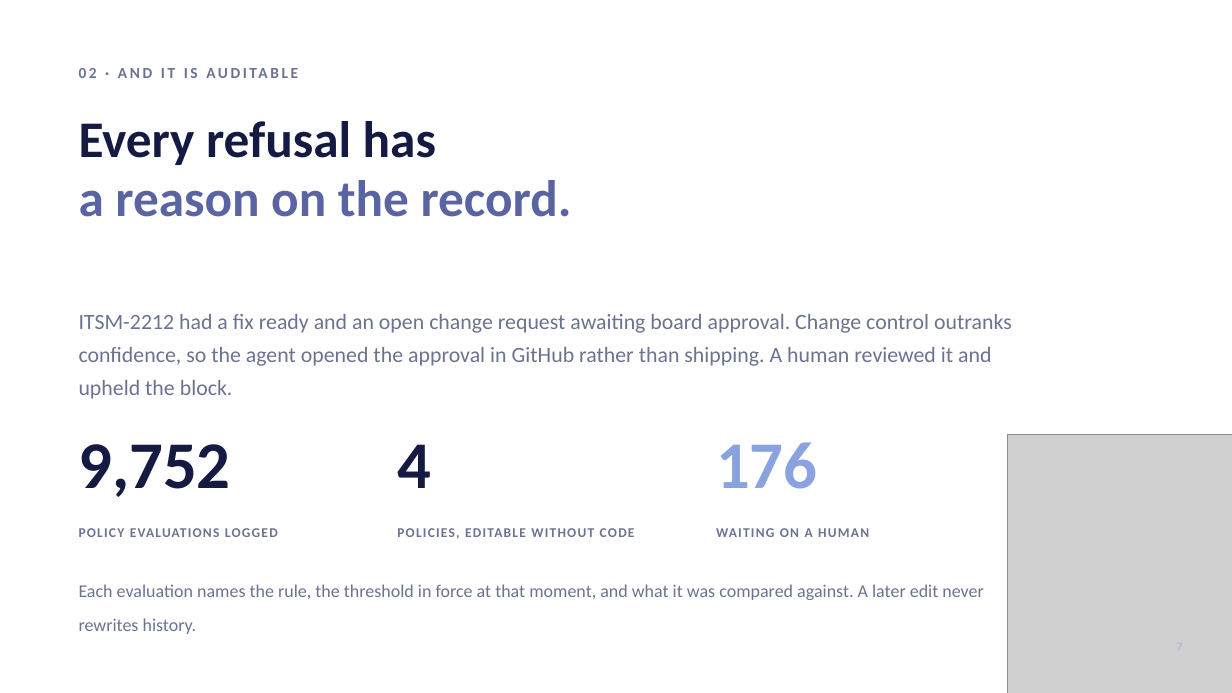
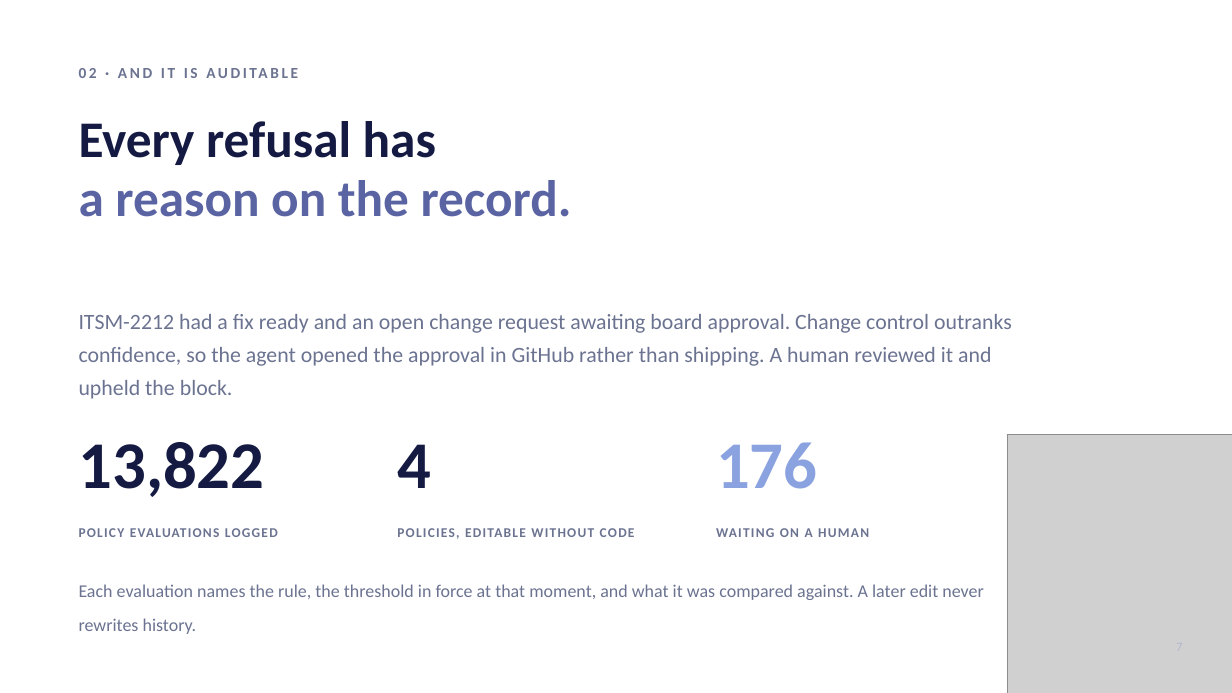
Before and after one commit to ZenBen5173/service-desk-command-center, a slide deck: slide 7 of docs/Service-Desk-Command-Center.pptx. Drawn at 1232x693 pixels with LibreOffice and Linux fonts; fonts in the diff are those of the drawing; grey boxes stand for pictures. Boxes give left, top, right and bottom in pixels: in the first picture for what was removed or moved away, otherwise in the second. Text is boxed around its words. In the diff, an @@ line names an element or a change of style, - is before the commit and + after.

```diff
--- a/docs/Service-Desk-Command-Center.pptx
+++ b/docs/Service-Desk-Command-Center.pptx
@@ text at <box>79,442,265,497</box>: text changed @@
-9,752
+13,822
```
Also in this commit, not shown: 1 other slide changed, 4 other files.
